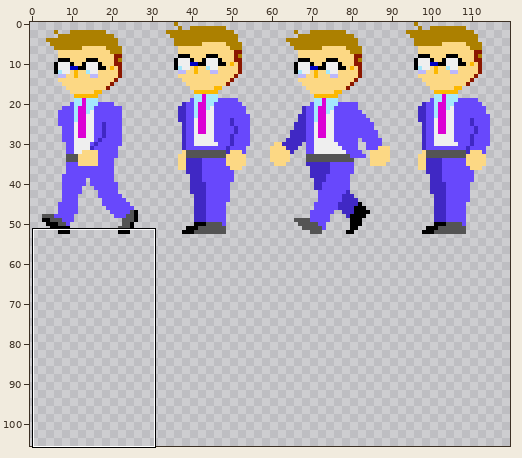
File history of a sprite sheet, Art Assets/Obstacles/businessman.png. The first picture is a wide view before the edit; the outline marks the close-up.
Close-up. First the earlier version:
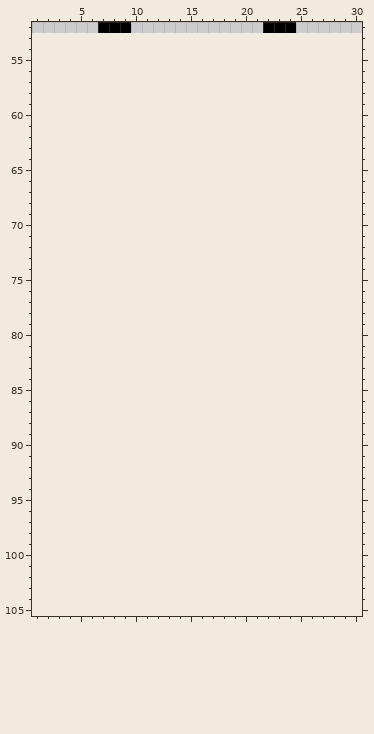
The file is 480x212 pixels, drawn in blocks of 4x4; one block is one cell here. Shown: x 1..30, y 52..105. The old version is drawn lined up with the new one, on the new canvas. The commit also changed other parts of the picture, which this record leaves out.
The same view after the edit:
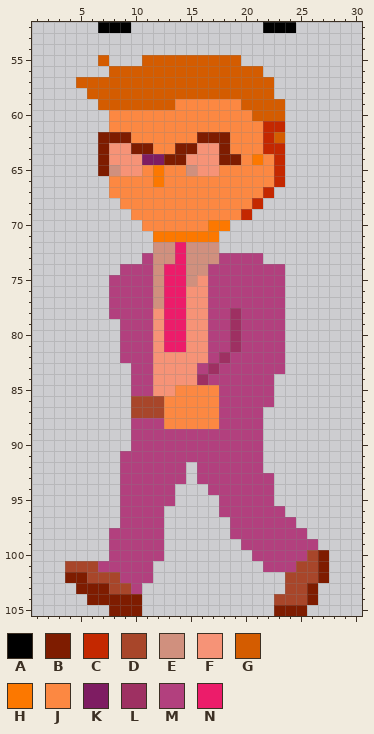
Palette (. is transparent): A #000000  B #7e1c00  C #c42800  D #a8462a  E #d0907e  F #f69377  G #d45c00  H #fc7800  J #fc8842  K #7e1c62  L #9e3062  M #b2407e  N #ec1c6a
The exact change:
canvas 120x53 -> 120x106
@@ x 1..30 @@
  54 ..............................
- 55 ..............................
- 56 ..............................
- 57 ..............................
- 58 ..............................
- 59 ..............................
- 60 ..............................
- 61 ..............................
- 62 ..............................
- 63 ..............................
- 64 ..............................
- 65 ..............................
- 66 ..............................
- 67 ..............................
- 68 ..............................
- 69 ..............................
- 70 ..............................
- 71 ..............................
- 72 ..............................
- 73 ..............................
- 74 ..............................
- 75 ..............................
- 76 ..............................
- 77 ..............................
- 78 ..............................
- 79 ..............................
- 80 ..............................
- 81 ..............................
- 82 ..............................
- 83 ..............................
- 84 ..............................
- 85 ..............................
- 86 ..............................
- 87 ..............................
- 88 ..............................
- 89 ..............................
- 90 ..............................
- 91 ..............................
- 92 ..............................
- 93 ..............................
- 94 ..............................
- 95 ..............................
- 96 ..............................
- 97 ..............................
- 98 ..............................
- 99 ..............................
-100 ..............................
-101 ..............................
-102 ..............................
-103 ..............................
-104 ..............................
-105 ..............................
+ 55 ......G...GGGGGGGGG...........
+ 56 .......GGGGGGGGGGGGGG.........
+ 57 ....GGGGGGGGGGGGGGGGGG........
+ 58 .....GGGGGGGGGGGGGGGGG........
+ 59 ......GGGGGGGJJJJJJGGGG.......
+ 60 .......JJJJJJJJJJJJJGGG.......
+ 61 .......JJJJJJJJJJJJJJCC.......
+ 62 ......BBBJJJJJJBBBJJJCG.......
+ 63 ......BFFBBJJBBFFBJJJCC.......
+ 64 ......BFFFKKBBFFFBBJHJC.......
+ 65 ......BEFFJHJJEFFJJJJJC.......
+ 66 .......JJJJHJJJJJJJJJJC.......
+ 67 .......JJJJJJJJJJJJJJC........
+ 68 ........JJJJJJJJJJJJC.........
+ 69 .........JJJJJJJJJJC..........
+ 70 ..........JJJJJJHH............
+ 71 ...........HHHHHH.............
+ 72 ...........EENEEE.............
+ 73 ..........MEENEEEMMMM.........
+ 74 ........MMMENNEEMMMMMMM.......
+ 75 .......MMMMENNEFMMMMMMM.......
+ 76 .......MMMMENNFFMMMMMMM.......
+ 77 .......MMMMENNFFMMMMMMM.......
+ 78 .......MMMMFNNFFMMLMMMM.......
+ 79 ........MMMFNNFFMMLMMMM.......
+ 80 ........MMMFNNFFMMLMMMM.......
+ 81 ........MMMFNNFFMMLMMMM.......
+ 82 ........MMMFFFFFMLMMMMM.......
+ 83 .........MMFFFFMLMMMMMM.......
+ 84 .........MMFFFFLMMMMMM........
+ 85 .........MMFFJJJJMMMMM........
+ 86 .........DDDJJJJJMMMMM........
+ 87 .........DDDJJJJJMMMM.........
+ 88 .........MMMJJJJJMMMM.........
+ 89 .........MMMMMMMMMMMM.........
+ 90 .........MMMMMMMMMMMM.........
+ 91 ........MMMMMMMMMMMMM.........
+ 92 ........MMMMMM.MMMMMM.........
+ 93 ........MMMMMM.MMMMMMM........
+ 94 ........MMMMM...MMMMMM........
+ 95 ........MMMMM....MMMMM........
+ 96 ........MMMM.....MMMMMM.......
+ 97 ........MMMM......MMMMMM......
+ 98 .......MMMMM......MMMMMMM.....
+ 99 .......MMMMM.......MMMMMMM....
+100 .......MMMMM........MMMMMDB...
+101 ...DDDMMMMM..........MMMDDB...
+102 ...BBDDDMMM............DDDB...
+103 ....BBBDDM.............DDB....
+104 .....BBBBB............DDDB....
+105 .......BBB............BBB.....
Boxes around the changes in both close-ups, in picture pixels (x1, y1, x2, y2):
added: (65, 55, 329, 616)
